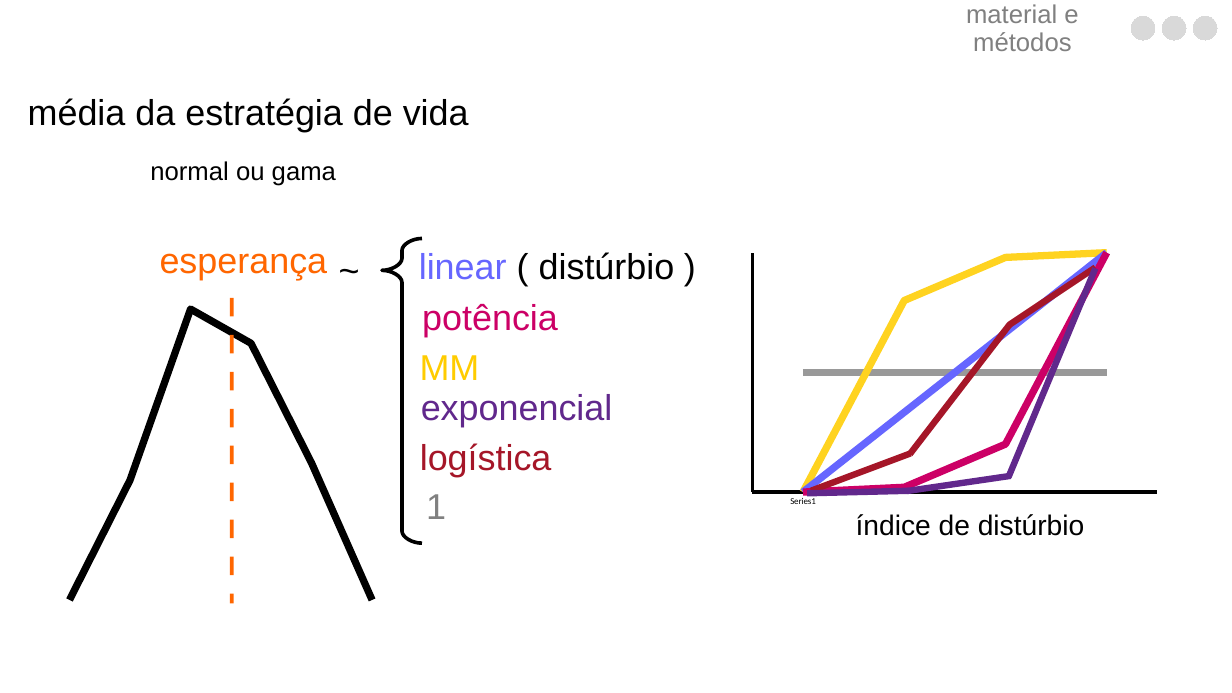
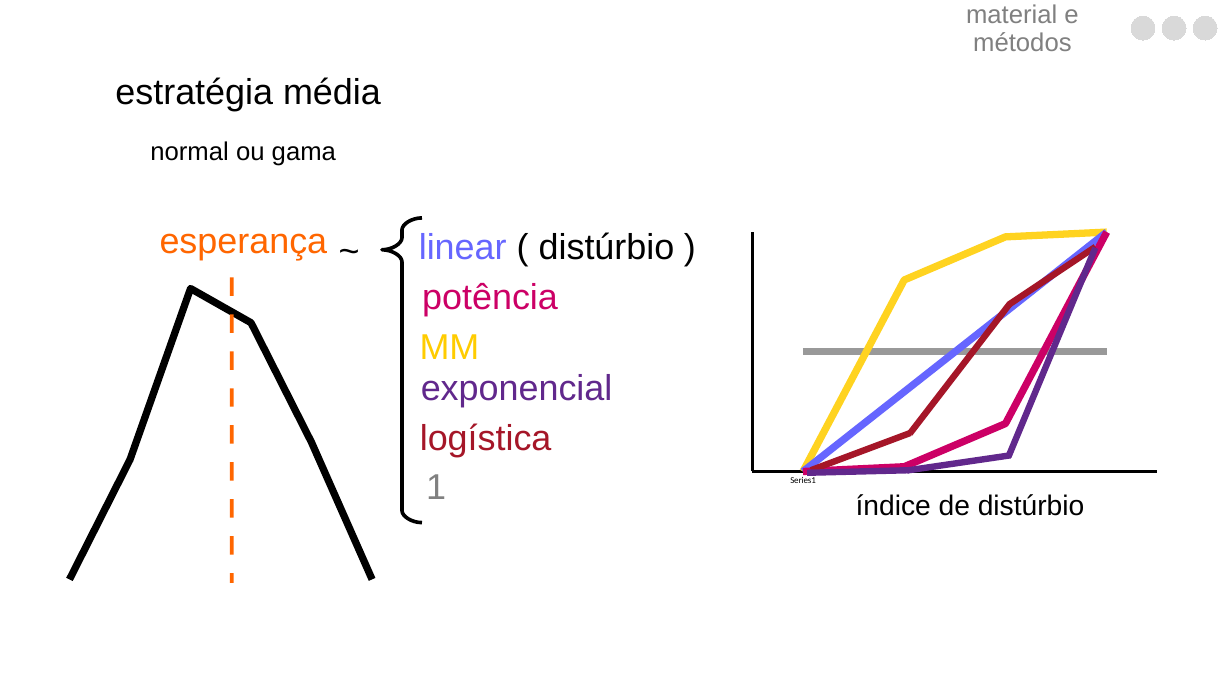
Before and after one commit to luisanovara/dissertacao, a slide deck: slide 101 of DEFESA.pptx. Drawn at 1232x693 pixels with LibreOffice and Linux fonts; fonts in the diff are those of the drawing. Boxes give left, top, right and bottom in pixels: in the first picture for what was removed or moved away, otherwise in the second. Text is boxed around its words. In the diff, an @@ line names an element or a change of style, - is before the commit and + after.

```diff
--- a/DEFESA.pptx
+++ b/DEFESA.pptx
@@ text at <box>115,77,381,111</box>: text changed @@
-média da estratégia de vida
+estratégia média
@@ 11 texts, 7 lines, 2 line charts, 1 freeform shape: place and size @@
-11 texts, 7 lines, 2 line charts, 1 freeform shape at <box>31,161,1166,607</box>
+11 texts, 7 lines, 2 line charts, 1 freeform shape at <box>31,141,1166,587</box>
```
Also in this commit, not shown: 3 other slides changed.
